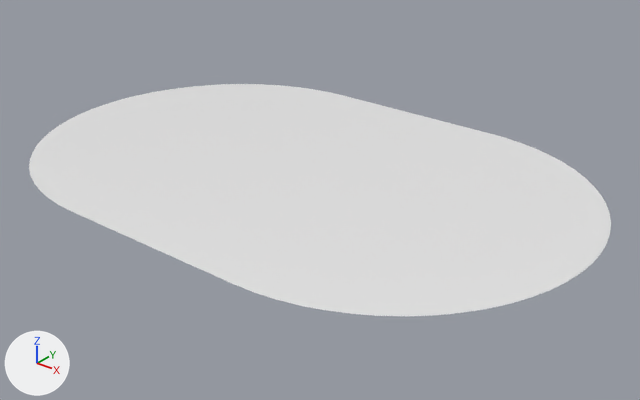
Before and after pictures for a commit that changed the OBJ model assets/meshes/capsule-shape-arena-floor.obj.
Rendered twice from a 50 mm camera at (38.6, -46.1, 26.5) aimed at (1.7, 0.1, -2.1). Lighting does not change. The marker at lower left points along +X, +Y and +Z. The older version comes first. Where no turn or scale is listed for an object, it has been applied to the vertices.

The scene before the commit, as lines of its bpy script (objects in view):
```python
me_arena_floor_circle_001 = bpy.data.meshes.new('arena-floor_Circle.001')
me_arena_floor_circle_001.from_pydata(...)  # 71 vertices, 72 faces; spans x -22.5..22.5, y -15.0..15.0, z 0.0
me_arena_floor_circle_001.materials.append(mat_none)  # white #e7e7e7
ob_arena_floor_circle_001 = bpy.data.objects.new('arena-floor_Circle.001', me_arena_floor_circle_001)
ob_arena_floor_circle_001.location = (0.0, 0.0, 0.0)
```
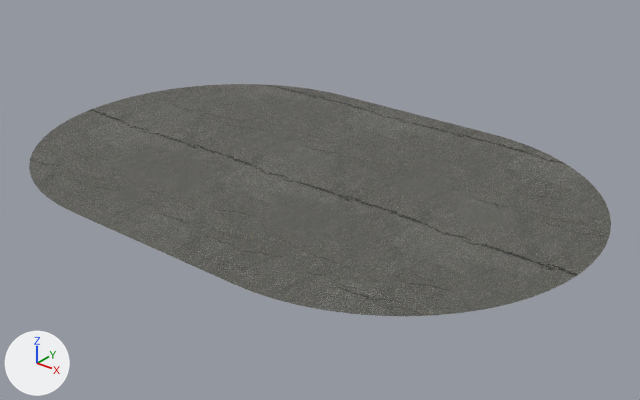
Pixel boxes (x1, y1, x2, y2) of what changed, in the pictures (640 x 400 px):
'arena-floor_Circle.001', recoloured (white to grey)
    both: (29, 84, 611, 316)

The change in detail:
Picture 'color_map.jpg' (img_color_map_jpg) is new.
Picture 'spec_map.jpg' (img_spec_map_jpg) is new.
Picture 'normal_map.jpg' (img_normal_map_jpg) is new.
Material 'asphalt' (mat_asphalt) is new.
Uses the picture img_color_map_jpg.
Uses the picture img_normal_map_jpg.
Uses the picture img_spec_map_jpg.
me_arena_floor_circle_001 has 71 vertices, 72 faces and spans x -22.5..22.5, y -15.0..15.0, z 0.0.
me_arena_floor_circle_001 no longer uses material mat_none (white #e7e7e7).
me_arena_floor_circle_001 gains material mat_asphalt.
